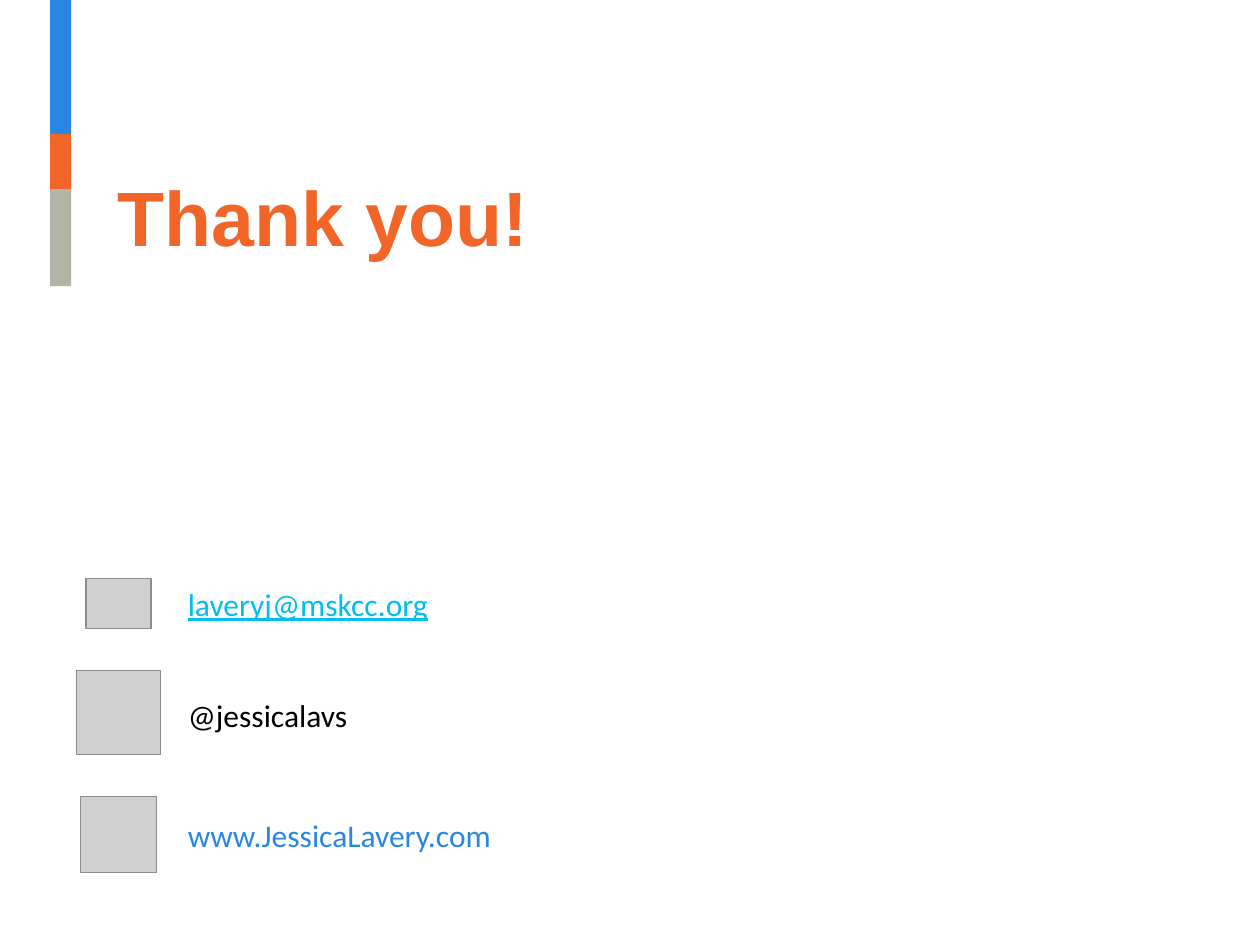
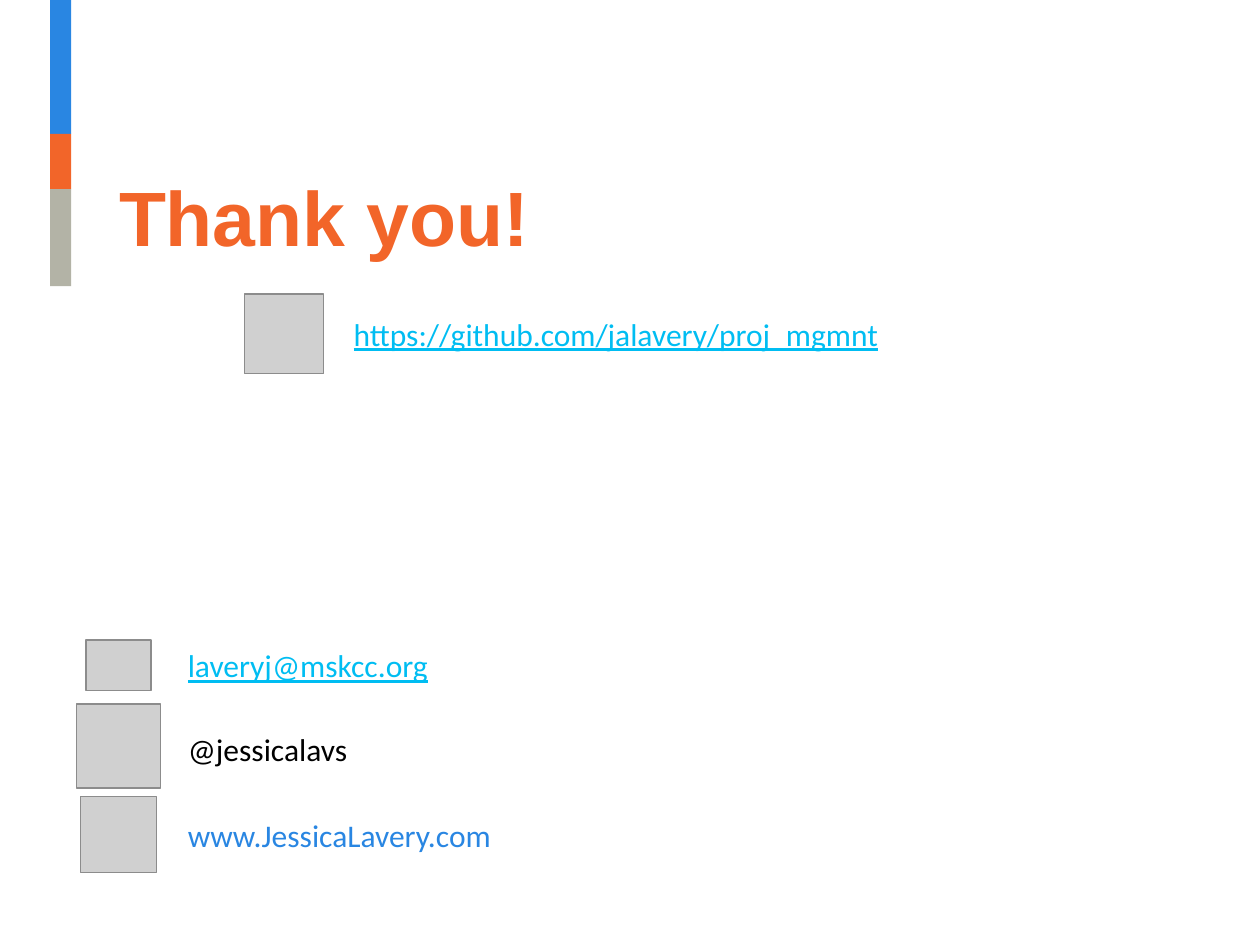
Before and after one commit to jalavery/timetrackR, a slide deck: slide 16 of Project management shiny app presentation.pptx (slide 15 before the commit). Drawn at 1260x945 pixels with LibreOffice and Linux fonts; fonts in the diff are those of the drawing; grey boxes stand for pictures; background and template pictures are left out. Boxes give left, top, right and bottom in pixels: in the first picture for what was removed or moved away, otherwise in the second. Text is boxed around its words. In the diff, an @@ line names an element or a change of style, - is before the commit and + after.

```diff
--- a/Project management shiny app presentation.pptx
+++ b/Project management shiny app presentation.pptx
@@ picture added at [244,294,324,373] @@
@@ text added at [354,324,878,352], 18 pt, text #00BDF2, underline @@
+https://github.com/jalavery/proj_mgmnt
@@ picture: place and size @@
-picture at [86,578,151,629]
+picture at [86,640,151,690]
@@ text "laveryj@mskcc.org": place and size @@
-text "laveryj@mskcc.org" at [188,594,428,622]
+text "laveryj@mskcc.org" at [188,655,428,683]
@@ picture: place and size @@
-picture at [77,670,161,755]
+picture at [77,704,161,789]
@@ text "@jessicalavs": place and size @@
-text "@jessicalavs" at [188,705,347,733]
+text "@jessicalavs" at [188,739,347,767]
```
Also in this commit, not shown: 5 other slides changed, 3 slides added, 2 slides removed, 4 other files.
